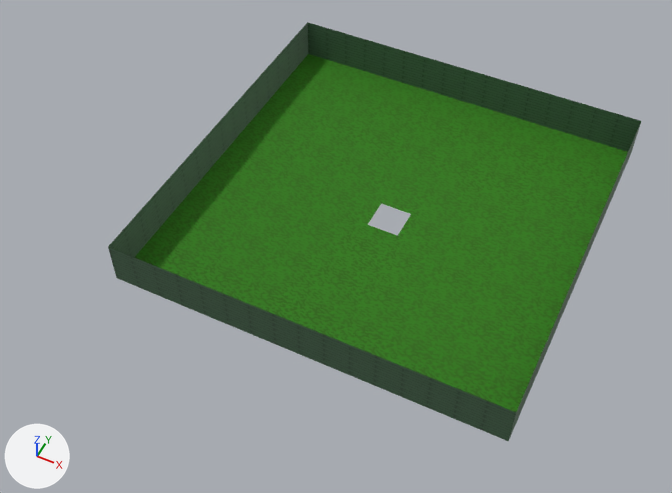
The Blender file Assets/World/Level3/Raw/Level3.blend, before and after one commit.
Before and after are seen from a camera (50 mm lens) standing at (87.0, -218.0, 247.0) and looking at (-8.0, -27.0, 8.0). Every picture has the same lights, and +X, +Y and +Z are marked at lower left.

The first picture shows 'Level3_Part1'.
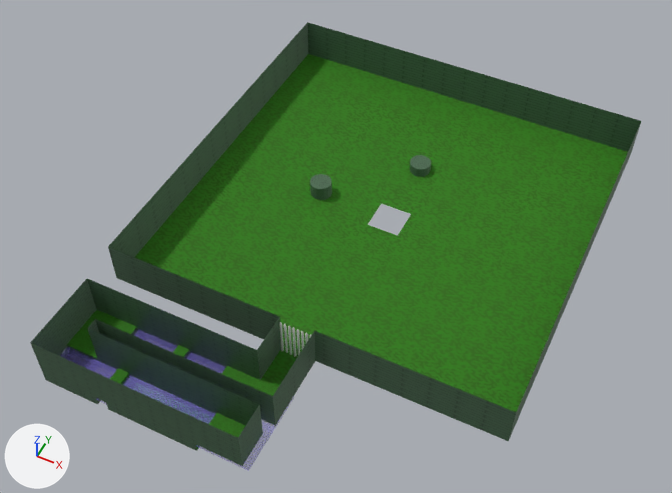
Diff of the bpy script that builds the scene:
```diff
--- a/Assets/World/Level3/Raw/Level3.blend.py
+++ b/Assets/World/Level3/Raw/Level3.blend.py
@@ img_tx_cliff_floor_200_png @@
+img_tx_cliff_floor_200_png = load_image('tx_cliff_floor_200.png', '../../Level1/Materials/Textures/tx_cliff_floor_200.png', 64, 64, 'sRGB')
@@ mat_riverstone @@
+mat_riverstone = bpy.data.materials.new('RiverStone')
+# colours: green #7aac82
+# uses the picture img_tx_cliff_floor_200_png
@@ mat_water @@
+mat_water = principled_material('Water')
+mat_water.base_color = (0.259, 0.214, 0.8)  # blue #8b7fe7
+mat_water.alpha = 0.33
@@ me_plane_008 @@
 # used by ob_level3_part1; location = (0.0, 0.0, 0.0)
 # verts and faces of me_plane_008; kept vertices keep their numbers, new ones are numbered from 28
 # before: 6 (6.0, -70.0, 4.0) at pixel (315, 360), 7 (-6.0, -70.0, 4.0) at pixel (282, 347), 18 (6.0, -70.0, 20.0) at pixel (314, 330), 19 (-6.0, -70.0, 20.0) at pixel (279, 316)
-me_plane_008.from_pydata(...)  # 28 vertices, 20 faces; spans x -70.0..70.0, y -70.0..70.0, z 0.0..20.0
+me_plane_008.from_pydata(...)  # 32 vertices, 22 faces; spans x -70.0..70.0, y -84.0..70.0, z 0.0..20.0
+# me_plane_008 part 1
+delete_faces([(6, 7, 19, 18)])
+for new, old in zip([*range(28, 32)], [6, 7, 18, 19]): verts[new] = verts[old] + (0.0, -14.0, 0.0)
+faces += [(6, 28, 30, 18), (7, 19, 31, 29)]  # mat_wall
+faces += [(6, 7, 29, 28)]  # mat_grass
 me_plane_008.materials.append(mat_grass)
@@ me_plane_002 @@
+me_plane_002.from_pydata(...)  # 74 vertices, 58 faces; spans x -68.0..6.0, y -112.0..-84.0, z 0.0..20.0
+me_plane_002.polygons.foreach_set('use_smooth', [True] * 58)
+# faces by material slot: [11, 43, 4]
+me_plane_002.materials.append(mat_grass)
+me_plane_002.materials.append(mat_wall)
+me_plane_002.materials.append(mat_riverstone)
@@ me_plane_001 @@
+me_plane_001.from_pydata(...)  # a box spanning x -68.0..6.0, y -112.0..-84.0, z 2.8..3.0
+me_plane_001.polygons.foreach_set('use_smooth', [True] * 6)
+me_plane_001.materials.append(mat_water)  # blue #8b7fe7
@@ me_cylinder_002 @@
+me_cylinder_002.from_pydata(...)  # 72 vertices, 72 faces; spans x -0.5..0.5, y -11.0..0.5, z -15.0..0.0
@@ me_cylinder_001 @@
+me_cylinder_001.from_pydata(...)  # a 16-sided cylinder along z spanning x -4.0..4.0, y -4.0..4.0, z -2.0..4.0
+me_cylinder_001.materials.append(mat_wall)
@@ me_cylinder @@
+me_cylinder.from_pydata(...)  # a 16-sided cylinder along z spanning x -4.0..4.0, y -4.0..4.0, z -2.0..2.0
+me_cylinder.materials.append(mat_wall)
@@ ob_level3_part2 @@
+ob_level3_part2 = bpy.data.objects.new('Level3_Part2', me_plane_002)
+ob_level3_part2.location = (0.0, 0.0, 0.0)
@@ ob_level3_part2_water @@
+ob_level3_part2_water = bpy.data.objects.new('Level3_Part2_Water', me_plane_001)
+ob_level3_part2_water.location = (0.0, 0.0, 0.0)
+ob_level3_part2_water.visible_shadow = False
@@ ob_yellowfence @@
+ob_yellowfence = bpy.data.objects.new('YellowFence', me_cylinder_002)
+ob_yellowfence.location = (5.3, -71.0, 19.0)
+ob_yellowfence.rotation_euler = (0.0, 0.0, 4.712)  # degrees (0, 0, 270)
@@ ob_cylinder_001 @@
+ob_cylinder_001 = bpy.data.objects.new('Cylinder.001', me_cylinder_001)
+ob_cylinder_001.location = (-28.0, 0.0, 3.0)
@@ ob_cylinder @@
+ob_cylinder = bpy.data.objects.new('Cylinder', me_cylinder)
+ob_cylinder.location = (0.0, 28.0, 3.0)
```

Boxes (x1, y1, x2, y2) around the edits, measured in the pictures (672 x 493 px):
'Level3_Part2', added: after (30, 279, 294, 466)
    faces in mat_wall: (30, 279, 294, 466)
    faces in mat_grass: (67, 310, 278, 450)
'Level3_Part2_Water', added (blue): after (55, 329, 294, 471)
'Cylinder.001', added: after (310, 174, 332, 200)
'YellowFence', added: after (279, 322, 312, 357)
'Cylinder', added: after (409, 155, 431, 177)
part 1 of me_plane_008, built on: before (280, 317, 315, 361); after (257, 317, 315, 395)
